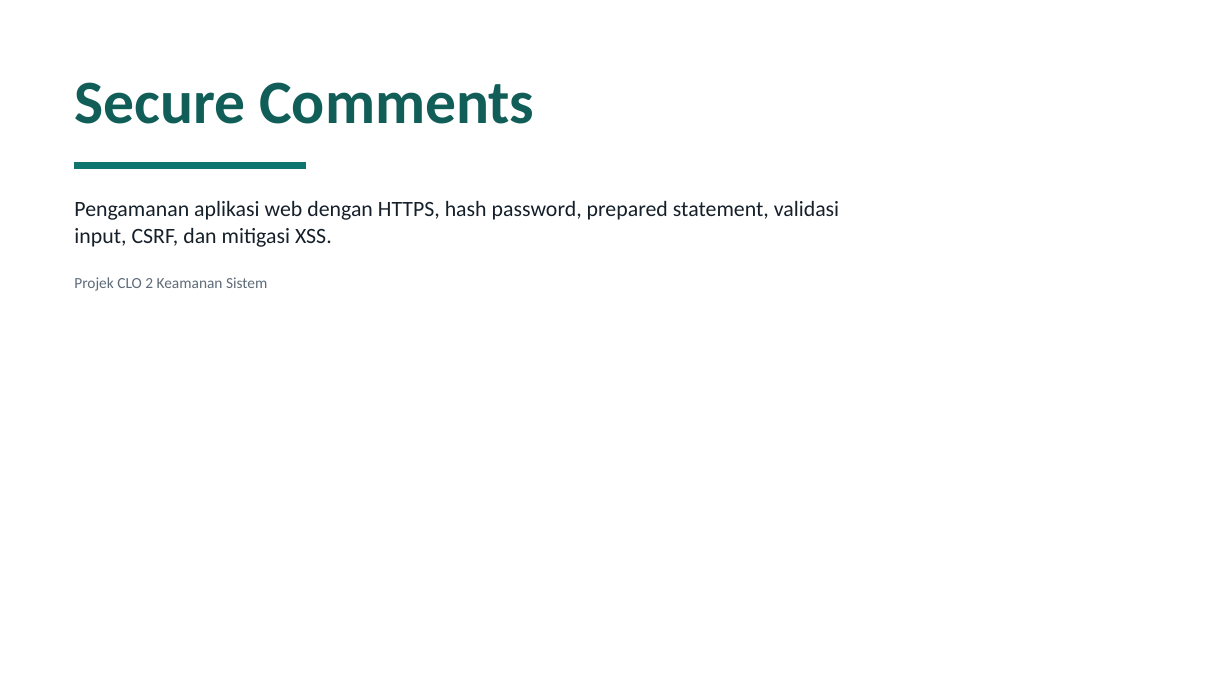
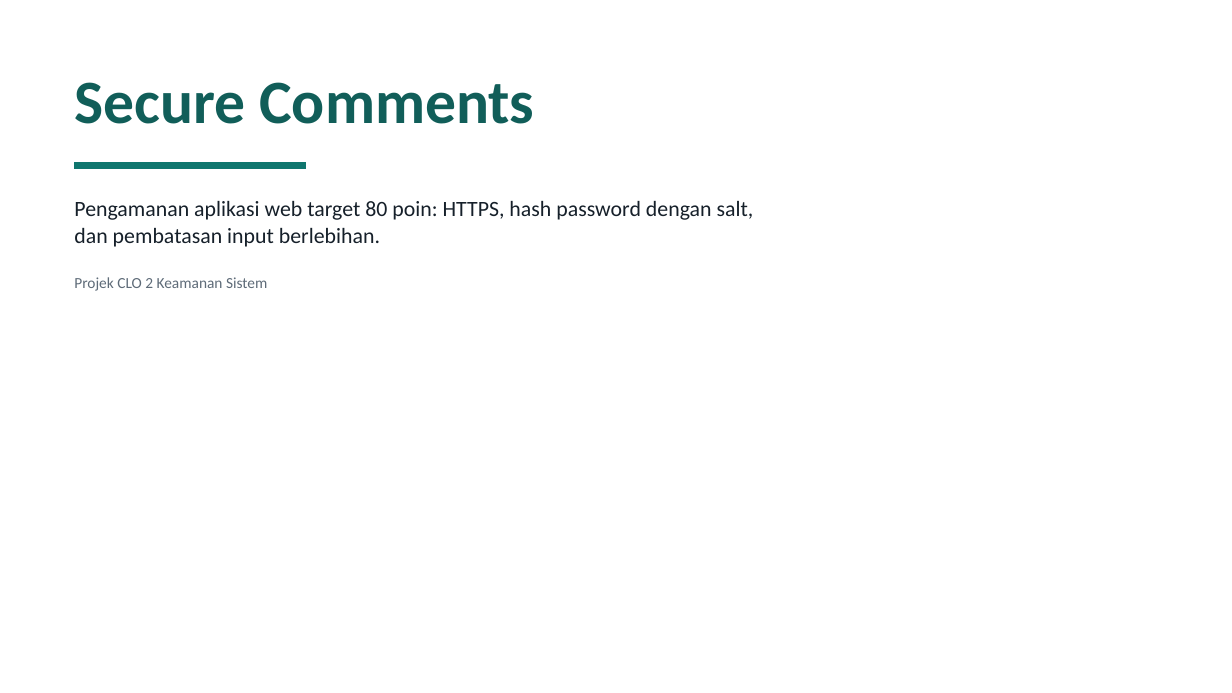
Before and after one commit to ArdeezYy/mawang_clo2, a slide deck: slide 1 of presentation/output/CLO2_Secure_Comments.pptx. Drawn at 1232x693 pixels with LibreOffice and Linux fonts; fonts in the diff are those of the drawing. Boxes give left, top, right and bottom in pixels: in the first picture for what was removed or moved away, otherwise in the second. Text is boxed around its words. In the diff, an @@ line names an element or a change of style, - is before the commit and + after.

Commit message:
Reduce CLO2 scope to target 80

```diff
--- a/presentation/output/CLO2_Secure_Comments.pptx
+++ b/presentation/output/CLO2_Secure_Comments.pptx
@@ text at (74, 201, 754, 247): text changed @@
-Pengamanan aplikasi web dengan HTTPS, hash password, prepared statement, validasi input, CSRF, dan mitigasi XSS.
+Pengamanan aplikasi web target 80 poin: HTTPS, hash password dengan salt, dan pembatasan input berlebihan.
```
Also in this commit, not shown: 4 other slides changed, 1 slide added, 1 slide removed, 13 other files.
